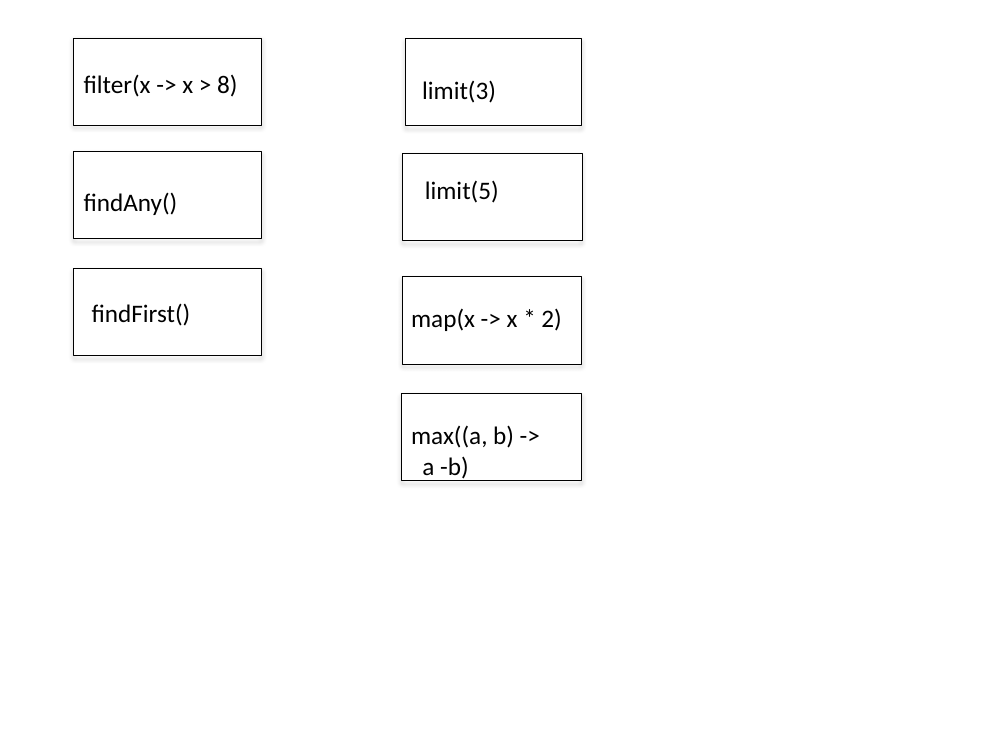
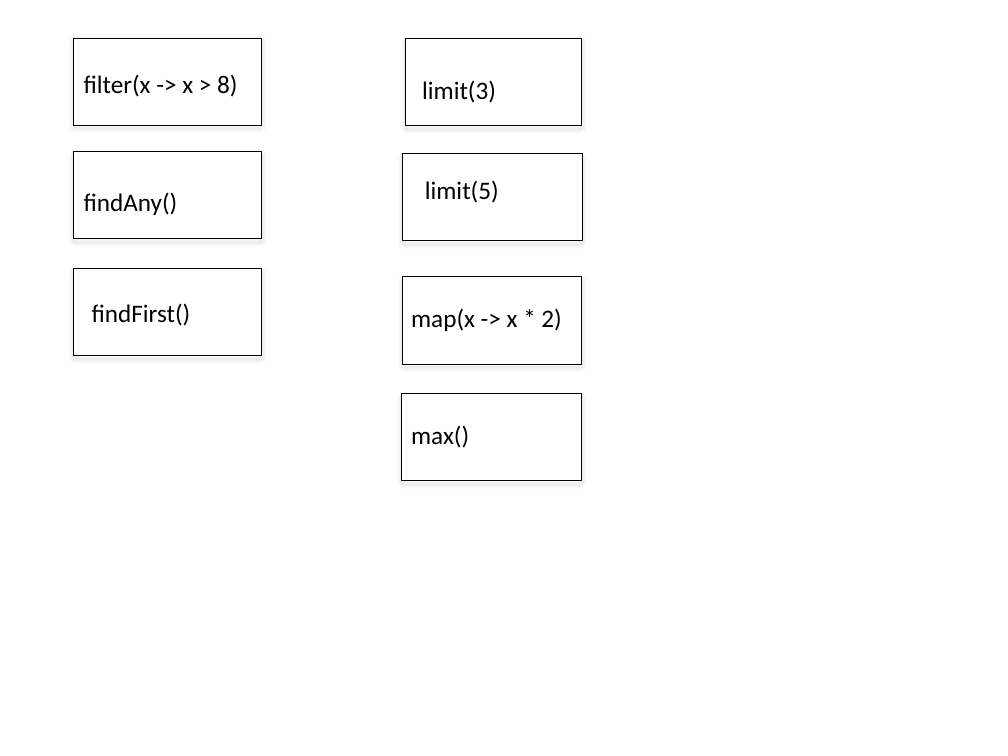
Before and after one commit to boyarsky/java-8-streams-by-puzzles, a slide deck: slide 6 of docs/Puzzles-Handouts.pptx. Drawn at 1008x756 pixels with LibreOffice and Linux fonts; fonts in the diff are those of the drawing. Boxes give left, top, right and bottom in pixels: in the first picture for what was removed or moved away, otherwise in the second. Text is boxed around its words. In the diff, an @@ line names an element or a change of style, - is before the commit and + after.

```diff
--- a/docs/Puzzles-Handouts.pptx
+++ b/docs/Puzzles-Handouts.pptx
@@ text at box(411, 426, 469, 448): text changed @@
-max((a, b) ->
-a -b)
+max()
```
Also in this commit, not shown: 1 other slide changed, 1 other file.
